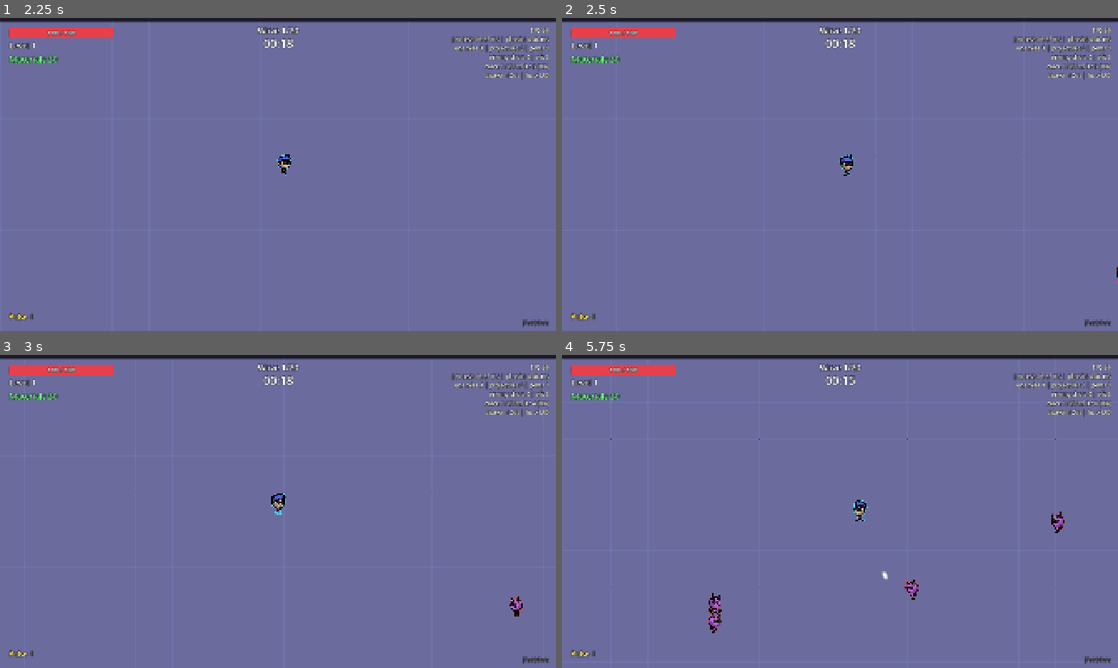
Above: before the commit, frames 1-4 (two rows, left to right).
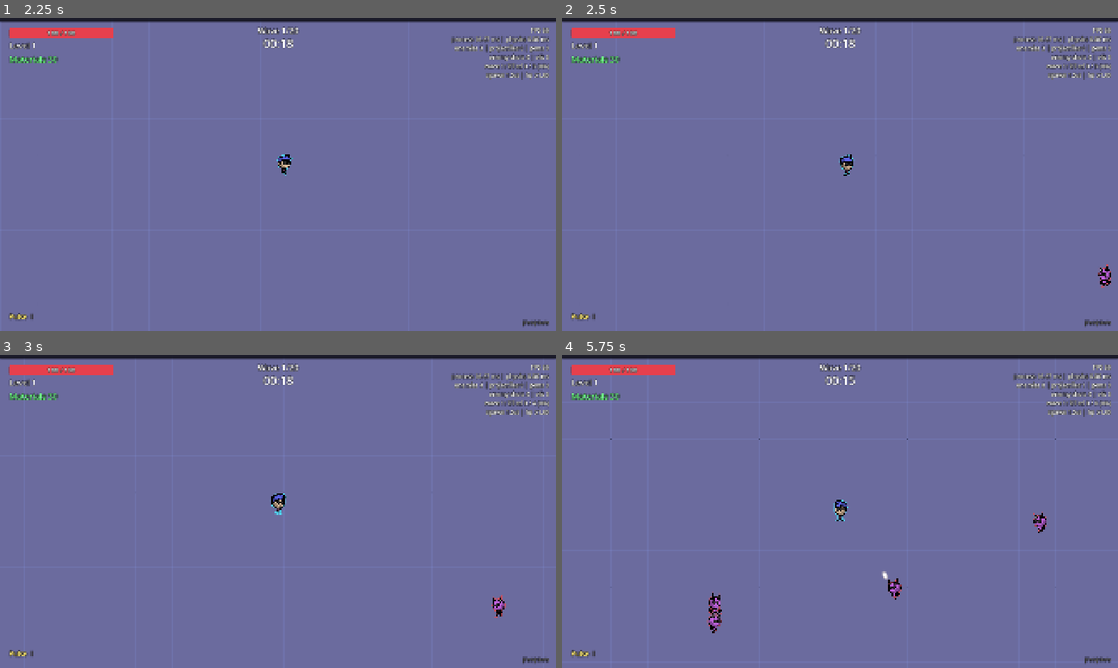
Above: after the commit, the same moments.

Repository: Mowgli2000/survivor-game
Game: Godot game, scene res://src/run/run.tscn
Same seed, same stepped clock (60 frames per second), same inputs: the game is played once before the commit and once after it.
Inputs (mouse positions are in pixels of both pictures, inside the frame that each line leads up to):
- Up to frame 1 (2.25 s): tap Enter at 0.5 s; move the mouse to (400, 158) at 0.52 s; hold D (move_right) 0.53-1.25 s; hold Tab (show_stats) 0.53-1.25 s; click (400, 158) at 0.67 s; drag from (166, 190) to (250, 237) at 1.27 s; tap Space at 2 s; move the mouse to (333, 105) at 2.02 s; hold D (move_right) from 2.03 s (still down); tap Alt at 2.1 s
- Up to frame 2 (2.5 s): keep holding D (move_right)
- Up to frame 3 (3 s): release D (move_right) at 2.75 s; drag from (250, 574) to (111, 464) at 2.77 s
- Up to frame 4 (5.75 s): move the mouse to (1006, 558) at 3.52 s; hold A (move_left) 3.53-4.25 s; hold Tab (show_stats) 3.53-4.25 s; drag from (673, 464) to (756, 433) at 4.27 s; move the mouse to (867, 511) at 5.02 s; hold S (move_down) from 5.03 s (still down); tap Alt at 5.1 s; click (867, 511) at 5.17 s

Frame 1 is identical in both runs. In frame 2, 0.1% of the frame differs, in the area x 96-100%, y 78-87%; in frame 3, 0.2%; in frame 4, 0.7%, in the area x 48-91%, y 46-79%.

Commit message:
fix: keep mirrored sprites centered on their hitbox; bake tool fails fast on stale layout
Co-Authored-By: Claude Opus 5.5 <noreply@anthropic.com>

Diff:
--- a/src/core/sprite_sheet.gd
+++ b/src/core/sprite_sheet.gd
@@ -32,9 +32,13 @@
 
 
 ## Draws `frame` scaled to `height` px, feet at `foot_y`, mirrored when facing < 0.
-## Mirroring uses a negative rect width (no draw_set_transform: extra transform
-## commands per enemy break the renderer's batching).
 func draw(canvas: CanvasItem, frame: int, height: float, foot_y: float, facing: float, tint: Color) -> void:
+	canvas.draw_texture_rect_region(texture, draw_rect(height, foot_y, facing), region(frame), tint)
+
+
+## Local rect of a frame, centered on x. Mirroring uses a negative width (Godot
+## flips the texture but keeps position.x), not draw_set_transform: extra
+## transform commands per enemy would cost more.
+func draw_rect(height: float, foot_y: float, facing: float) -> Rect2:
 	var width := height * cell_size.x / float(cell_size.y)
-	var rect := Rect2(-width * 0.5 * facing, foot_y - height, width * facing, height)
-	canvas.draw_texture_rect_region(texture, rect, region(frame), tint)
+	return Rect2(-width * 0.5, foot_y - height, width * signf(facing), height)
--- a/src/debug/vfx_gallery.gd
+++ b/src/debug/vfx_gallery.gd
@@ -48,8 +48,10 @@
 
 func _process(delta: float) -> void:
 	_time += delta
+	# Burning copies face left: checks mirroring stays centered on the enemy.
 	for enemy in _gallery_enemies:
-		if enemy.animator.advance(delta, &"walk", 1.0):
+		var facing := -1.0 if enemy.burn_time > 0.0 else 1.0
+		if enemy.animator.advance(delta, &"walk", facing):
 			enemy.queue_redraw()
 	_timer -= delta
 	if _timer <= 0.0:
--- a/tests/data/test_content.gd
+++ b/tests/data/test_content.gd
@@ -75,6 +75,12 @@
 		assert_not_null(character.starting_weapon, "%s has no starting weapon" % character.id)
 		for stat in character.stat_overrides:
 			assert_true(StatIds.is_valid(StringName(stat)), "%s: unknown stat '%s'" % [character.id, stat])
+		if character.sprite_id != &"":
+			var sheet := load("res://assets/sprites/%s.tres" % character.sprite_id) as SpriteSheet
+			assert_not_null(sheet, "%s: missing sprite sheet %s" % [character.id, character.sprite_id])
+			if sheet != null:
+				assert_true(sheet.has_animation(&"idle") and sheet.has_animation(&"walk"),
+					"%s: player sheet needs idle and walk" % character.id)
 
 
 func test_upgrades() -> void:
--- a/tests/unit/test_sprite_sheet.gd
+++ b/tests/unit/test_sprite_sheet.gd
@@ -59,3 +59,12 @@
 	var animator := SpriteAnimator.new()
 	animator.reset(null, 0.0)
 	assert_false(animator.advance(1.0, &"walk", 3.0))
+
+
+func test_draw_rect_stays_centered_when_mirrored() -> void:
+	var sheet := _sheet()  # cells 10 x 20
+	var right := sheet.draw_rect(40.0, 5.0, 1.0)
+	var left := sheet.draw_rect(40.0, 5.0, -1.0)
+	assert_eq(right, Rect2(-10, -35, 20, 40))
+	# Negative width = mirrored; Godot keeps position.x, so x must stay -10.
+	assert_eq(left, Rect2(-10, -35, -20, 40))
--- a/tools/sprites/bake_sprites.gd
+++ b/tools/sprites/bake_sprites.gd
@@ -76,6 +76,9 @@
 				_fail("missing frame " + path)
 				return []
 			var image := Image.load_from_file(path)
+			if image == null:
+				_fail("cannot read frame " + path)
+				return []
 			image.convert(Image.FORMAT_RGBA8)
 			frames.append(image)
 	return frames
@@ -156,6 +159,8 @@
 		if def.get("elite", false):
 			ids.append(id + "_elite")
 		for out_id in ids:
+			if not layout.has(out_id):
+				return _fail("%s not in the atlas layout: run the whole bake_sprites.ps1" % out_id)
 			var rect: Array = layout[out_id]
 			var sheet := SpriteSheet.new()
 			sheet.texture = texture
